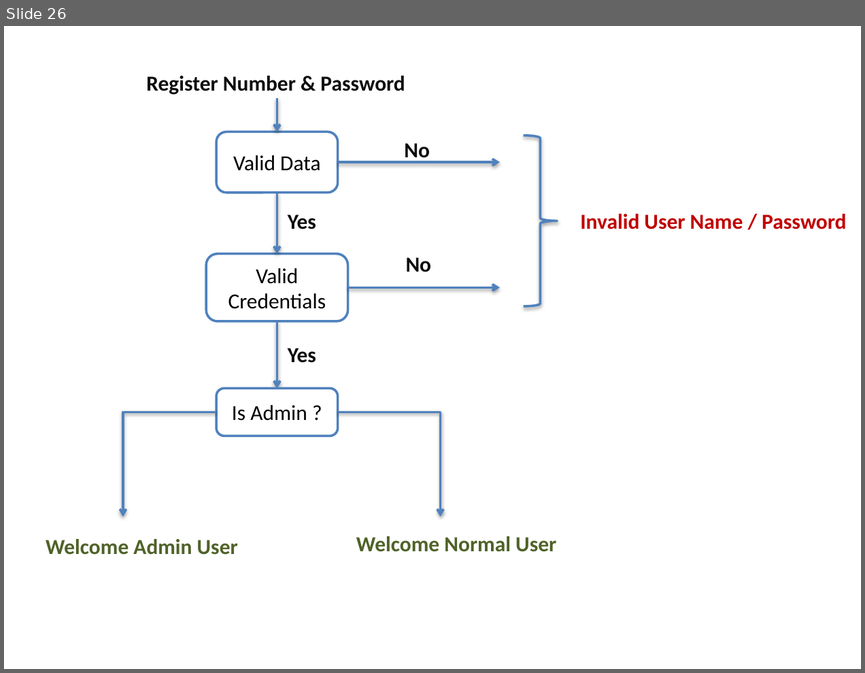
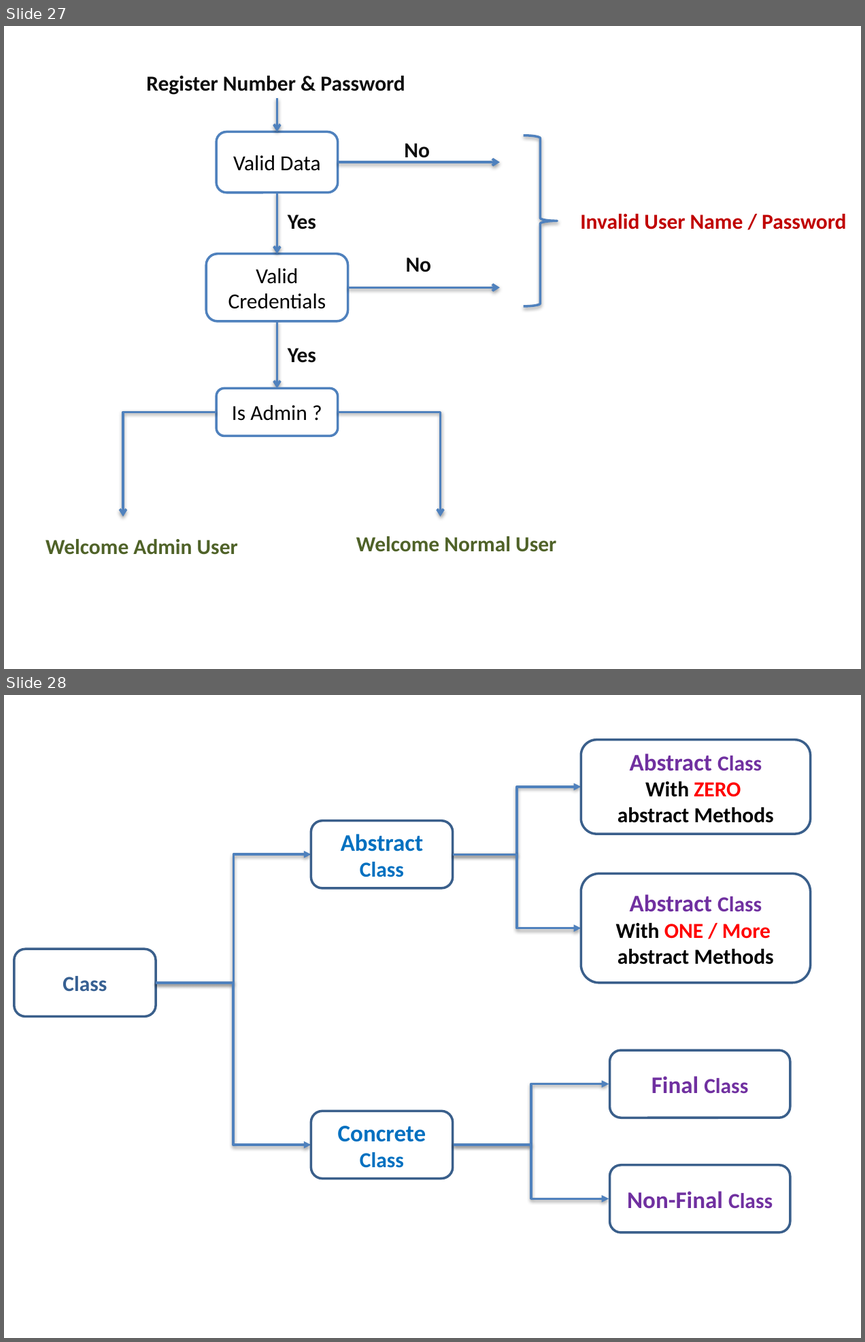
Before and after one commit to avinashv411/For-Class, a slide deck: 11. Others/A. PPTs/JDBC.pptx. Shown one above the other, each under a label of ours: slide 26 before the commit, slides 27 and 28 after it. The pictures are 865x673 and 865x1342 pixels, drawn with LibreOffice and Linux fonts; fonts in the diff are those of the drawing. Boxes give left, top, right and bottom in pixels: in the first picture for what was removed or moved away, otherwise in the second. Text is boxed around its words. In the diff, an @@ line names an element or a change of style, - is before the commit and + after.

```diff
--- a/11. Others/A. PPTs/JDBC.pptx
+++ b/11. Others/A. PPTs/JDBC.pptx
@@ slide 28 added at bbox=[4, 695, 861, 1338], background #FFFFFF @@
@@ rounded rectangle added at bbox=[581, 740, 810, 834], fill #FFFFFF, outline #3A5F8C 2 pt, 18 pt, text #000000, bold @@
+Abstract Class
+With ZERO
+abstract Methods
@@ elbow arrow added from (453, 854) to (581, 787), #4F81BD 2 pt @@
@@ rounded rectangle added at bbox=[311, 821, 452, 889], fill #FFFFFF, outline #3A5F8C 2 pt, 20 pt, text #0070C0, bold @@
+Abstract
+Class
@@ elbow arrow added from (156, 983) to (311, 854), #4F81BD 2 pt @@
@@ elbow arrow added from (453, 854) to (581, 928), #4F81BD 2 pt @@
@@ rounded rectangle added at bbox=[581, 873, 810, 982], fill #FFFFFF, outline #3A5F8C 2 pt, 18 pt, text #000000, bold @@
+Abstract Class
+With ONE / More
+abstract Methods
@@ rounded rectangle added at bbox=[14, 949, 156, 1016], fill #FFFFFF, outline #3A5F8C 2 pt, 18 pt, text #376092, bold @@
+Class
@@ elbow arrow added from (156, 983) to (311, 1145), #4F81BD 2 pt @@
@@ rounded rectangle added at bbox=[610, 1050, 791, 1117], fill #FFFFFF, outline #3A5F8C 2 pt, 20 pt, text #7030A0, bold @@
+Final Class
@@ elbow arrow added from (454, 1145) to (609, 1084), #4F81BD 2 pt @@
@@ rounded rectangle added at bbox=[311, 1110, 452, 1178], fill #FFFFFF, outline #3A5F8C 2 pt, 20 pt, text #0070C0, bold @@
+Concrete
+Class
@@ elbow arrow added from (454, 1145) to (609, 1199), #4F81BD 2 pt @@
@@ rounded rectangle added at bbox=[610, 1164, 791, 1232], fill #FFFFFF, outline #3A5F8C 2 pt, 20 pt, text #7030A0, bold @@
+Non-Final Class
@@ what was slide 26 is now slide 27 @@
```
Also in this commit, not shown: 2 other slides added, 9 other files.
